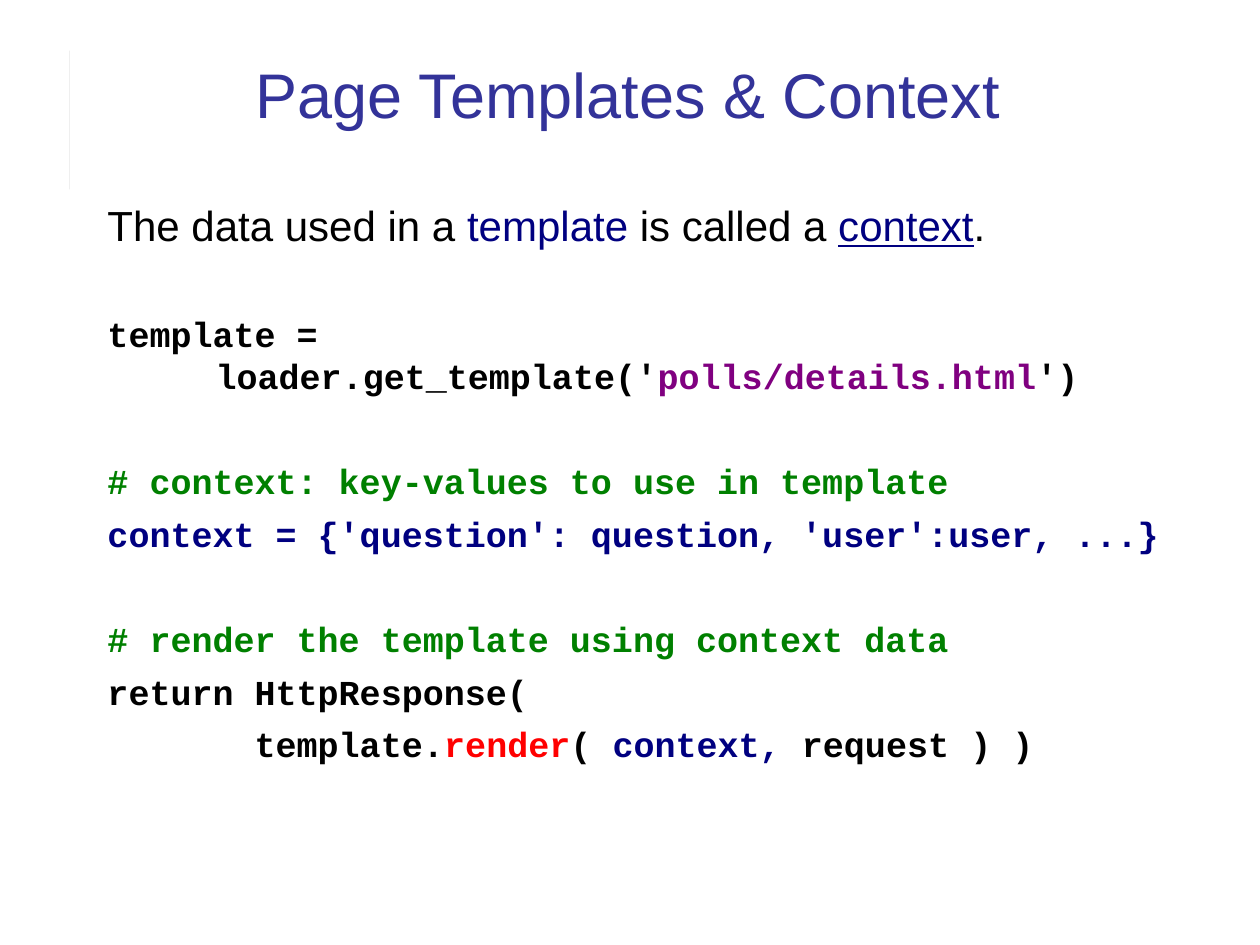
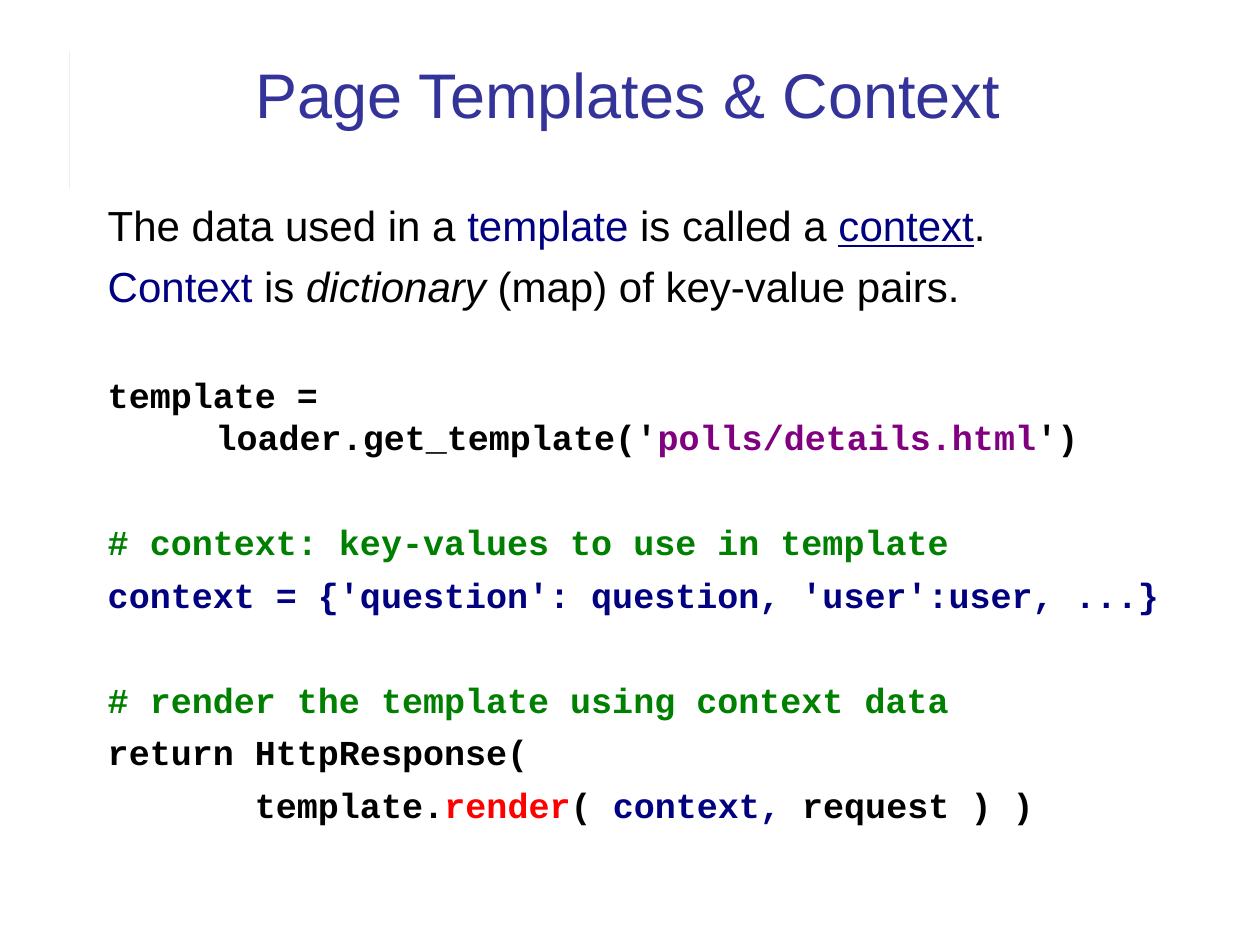
Before and after one commit to cpske/ISP, a slide deck: slide 7 of web/Django-review-1.ppt. Drawn at 1260x945 pixels with LibreOffice and Linux fonts; fonts in the diff are those of the drawing. Boxes give left, top, right and bottom in pixels: in the first picture for what was removed or moved away, otherwise in the second. Text is boxed around its words. In the diff, an @@ line names an element or a change of style, - is before the commit and + after.

```diff
--- a/web/Django-review-1.ppt
+++ b/web/Django-review-1.ppt
@@ text at (x1=108, y1=271, x2=960, y2=310): paragraph added @@
+Context is dictionary (map) of key-value pairs.
```
Also in this commit, not shown: 8 other slides changed, 1 slide added, 7 other files.
